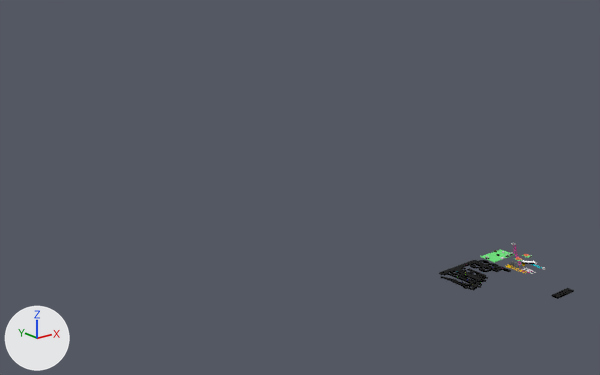
Before and after pictures for a commit that changed the Blender file blender/allInOne.blend.
One viewpoint serves both versions: a camera (50 mm lens) standing at (-15.86, -12.59, 8.51) and looking at (-1.18, 5.77, 1.17). Lighting does not change. The marker at lower left points along +X, +Y and +Z.

Script lines for the objects in view, before the commit:
```python
me_cube_002 = bpy.data.meshes.new('Cube.002')
me_cube_002.from_pydata([(-1.0, -0.94, -1.0), (-1.0, 0.94, -1.0), (1.0, 0.94, -1.0), (1.0, -0.94, -1.0), (-1.0, -0.94, 1.0), (-1.0, 0.94, 1.0), (1.0, 0.94, 1.0), (1.0, -0.94, 1.0)], [(4, 5), (5, 1), (1, 0), (0, 4), (5, 6), (6, 2), (2, 1), (6, 7), (7, 3), (3, 2), (7, 4), (0, 3)], [])
me_cube_003 = bpy.data.meshes.new('Cube.003')
me_cube_003.from_pydata(...)  # 12 vertices, 7 faces; spans x -0.403..0.403, y -0.403..0.403, z -0.403..0.403
me_cylinder_003 = bpy.data.meshes.new('Cylinder.003')
me_cylinder_003.from_pydata(...)  # 64 vertices, 33 faces; spans x -0.79..0.79, y -0.79..0.79, z -2.13..0.79
me_plane_012 = bpy.data.meshes.new('Plane.012')
me_plane_012.from_pydata(...)  # 111 vertices, 37 faces; spans x -1.28..7.27, y -2.26..4.32, z 0.0
me_plane_012.materials.append(mat_material)  # white #e7e7e7
ob_cube = bpy.data.objects.new('Cube', me_cube_002)
ob_cube.location = (0.0, 0.0, 2.175)
ob_cube.rotation_euler = (1.571, 0.0, 0.0)  # degrees (90, 0, 0)
ob_cube.scale = (1.0, 2.3, 1.0)
ob_cube.hide_set(True)  # its collection is switched off
ob_cube_001 = bpy.data.objects.new('Cube.001', me_cube_003)
ob_cube_001.location = (0.0, 0.0, 0.57)
ob_cube_001.scale = (4.39, 2.6, 1.37)
ob_cube_001.hide_set(True)  # its collection is switched off
ob_cylinder = bpy.data.objects.new('Cylinder', me_cylinder_003)
ob_cylinder.location = (0.0, 0.0, 2.17)
ob_cylinder.hide_set(True)  # its collection is switched off
ob_plane_005 = bpy.data.objects.new('Plane.005', me_plane_012)
ob_plane_005.parent = ob_cube
ob_plane_005.matrix_parent_inverse = Matrix(((1.0, 0.0, 0.0, -0.918), (0.0, 0.434, 0.0, 0.61), (0.0, 0.0, 1.0, -1.001), (0.0, 0.0, 0.0, 1.0)))
ob_plane_005.location = (-3.08, -1.307, 2.001)
ob_plane_005.hide_set(True)  # its collection is switched off
```
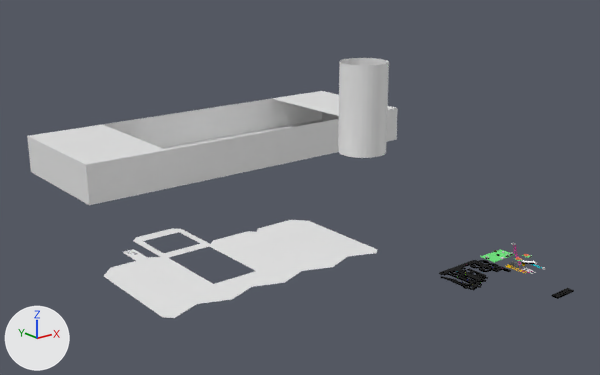
ob_cube is not drawn itself; it is the parent of ob_plane_005.

Where the newer file only moved an object's origin or applied its transform, the numbers keep the older frame.

Location of each change, [x1, y1, x2, y2] in pixels of the pictures (600 x 375 px):
'Cube.001', shown
    after: [27, 91, 398, 205]
'Plane.005', shown
    after: [104, 220, 377, 318]
'Cylinder', shown
    after: [338, 58, 389, 158]

The change, as a list of edits to the scene's bpy script:
```text
Change me_cylinder_003:
    where me_cylinder_003.from_pydata(...)  # 64 vertices, 33 faces; spans x -0.79..0.79, y -0.79..0.79, z -2.13..0.79
    used by ob_cylinder; location = (0.0, 0.0, 2.17)
    me_cylinder_003 part 1: the whole mesh is scaled about its middle by (0.871, 0.871, 0.886), then moved by (0.0, 4.39, 2.15)
Change me_cube_003:
    where me_cube_003.from_pydata(...)  # 12 vertices, 7 faces; spans x -0.403..0.403, y -0.403..0.403, z -0.403..0.403
    used by ob_cube_001; location = (0.0, 0.0, 0.57); scale = (4.39, 2.6, 1.37)
    me_cube_003 part 2
    me_cube_003.vertices[0].co: (-0.403, -0.403, -0.403) -> (-1.432, 3.535, 0.156)
    me_cube_003.vertices[1].co: (-0.403, 0.403, -0.403) -> (-1.432, 5.236, 0.156)
    me_cube_003.vertices[2].co: (0.403, 0.403, -0.403) -> (1.432, 5.236, 0.156)  # pixel (473, 280) -> not seen
    me_cube_003.vertices[3].co: (0.403, -0.403, -0.403) -> (1.432, 3.535, 0.156)
    me_cube_003.vertices[4].co: (-0.403, -0.403, 0.403) -> (-1.432, 3.535, 1.051)
    me_cube_003.vertices[5].co: (-0.403, 0.403, 0.403) -> (-1.432, 5.236, 1.051)
    me_cube_003.vertices[6].co: (0.403, 0.403, 0.403) -> (1.432, 5.236, 1.051)
    me_cube_003.vertices[7].co: (0.403, -0.403, 0.403) -> (1.432, 3.535, 1.051)
    me_cube_003.vertices[8].co: (0.233, -0.403, 0.403) -> (0.829, 3.535, 1.051)
    me_cube_003.vertices[9].co: (-0.233, -0.403, 0.403) -> (-0.829, 3.535, 1.051)
    me_cube_003.vertices[10].co: (-0.233, 0.403, 0.403) -> (-0.829, 5.236, 1.051)
    me_cube_003.vertices[11].co: (0.233, 0.403, 0.403) -> (0.829, 5.236, 1.051)
Change ob_cube:
    ob_cube.location: (0.0, 0.0, 2.175) -> (-4.931, 4.386, 0.791)
    ob_cube.rotation_euler: (1.571, 0.0, 0.0) -> (3.142, 0.0, -3.142)  # degrees (90, 0, 0) -> degrees (180, 0, -180)
    ob_cube.scale: (1.0, 2.3, 1.0) -> (0.79, 1.82, 0.79)
Change ob_cylinder:
    remove ob_cylinder.hide_set(True)  # its collection is switched off
Change ob_cube_001:
    remove ob_cube_001.hide_set(True)  # its collection is switched off
Change ob_plane_005:
    remove ob_plane_005.hide_set(True)  # its collection is switched off
```
